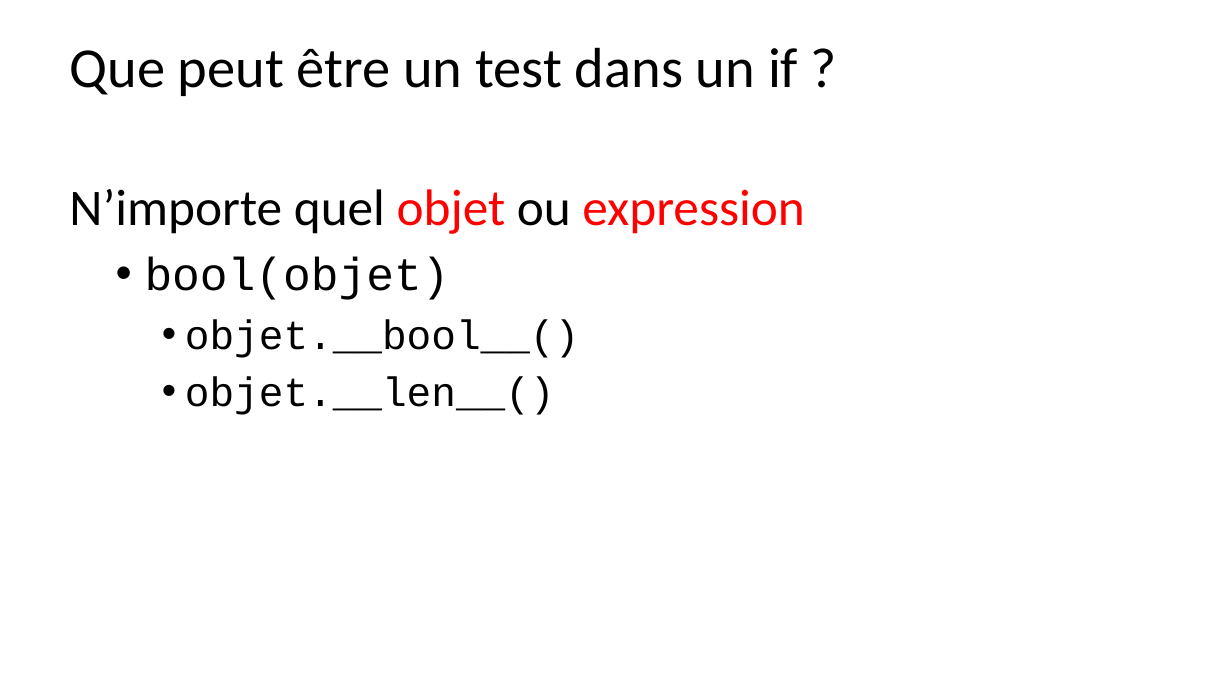
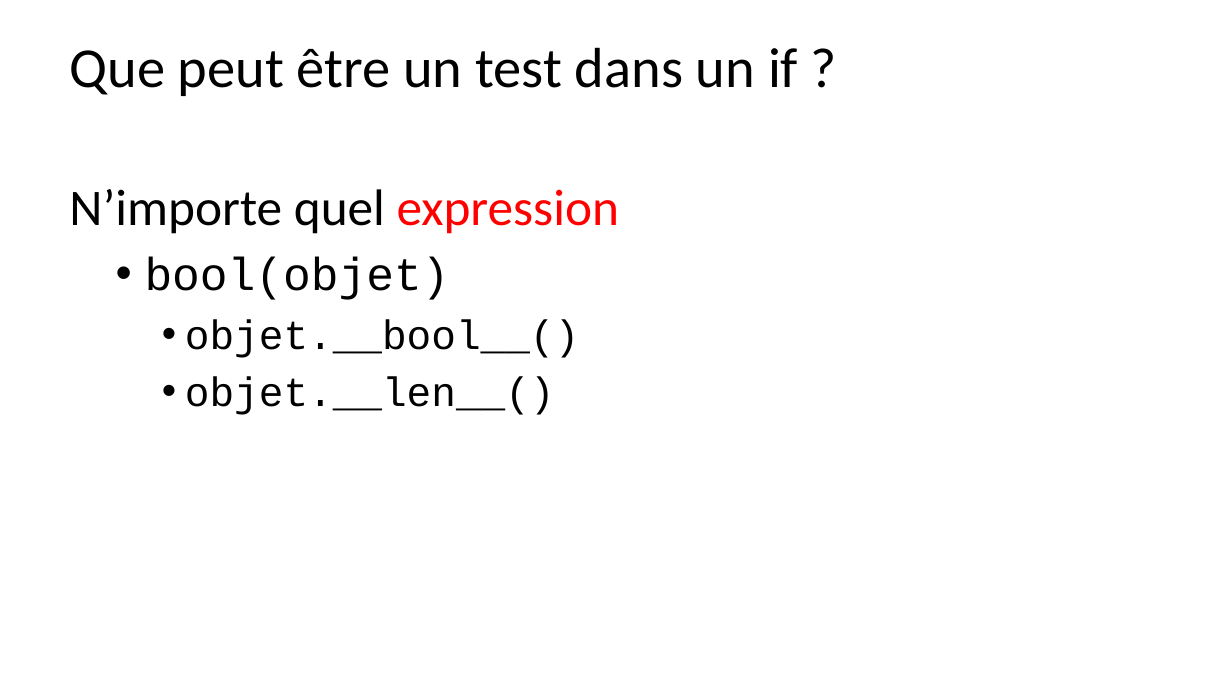
Before and after one commit to parmentelat/flotpython-archive, a slide deck: slide 2 of w4/w4-s2-av-slide1.pptx. Drawn at 1232x693 pixels with LibreOffice and Linux fonts; fonts in the diff are those of the drawing. Boxes give left, top, right and bottom in pixels: in the first picture for what was removed or moved away, otherwise in the second. Text is boxed around its words. In the diff, an @@ line names an element or a change of style, - is before the commit and + after.

```diff
--- a/w4/w4-s2-av-slide1.pptx
+++ b/w4/w4-s2-av-slide1.pptx
@@ text at (69,189,619,234): text changed @@
-N’importe quel objet ou expression
+N’importe quel expression
```
Also in this commit, not shown: 1 other slide changed, 2 other files.
